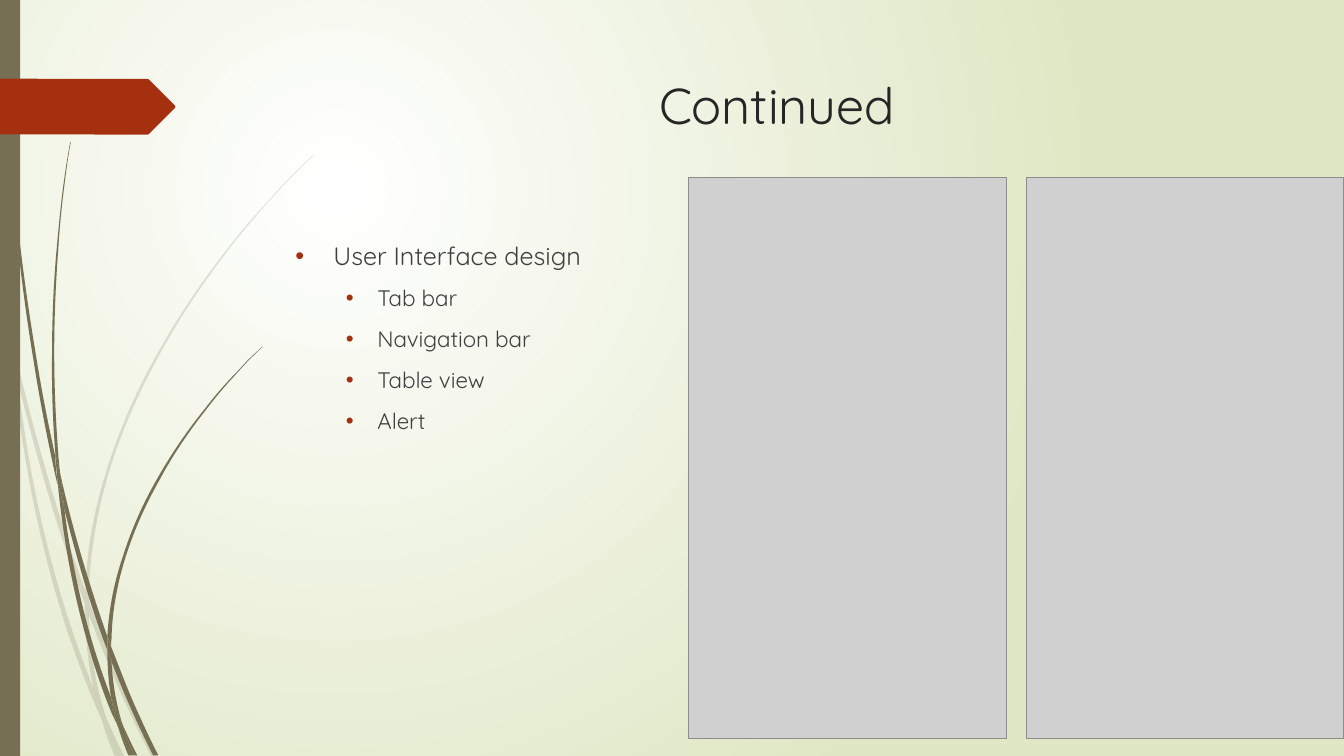
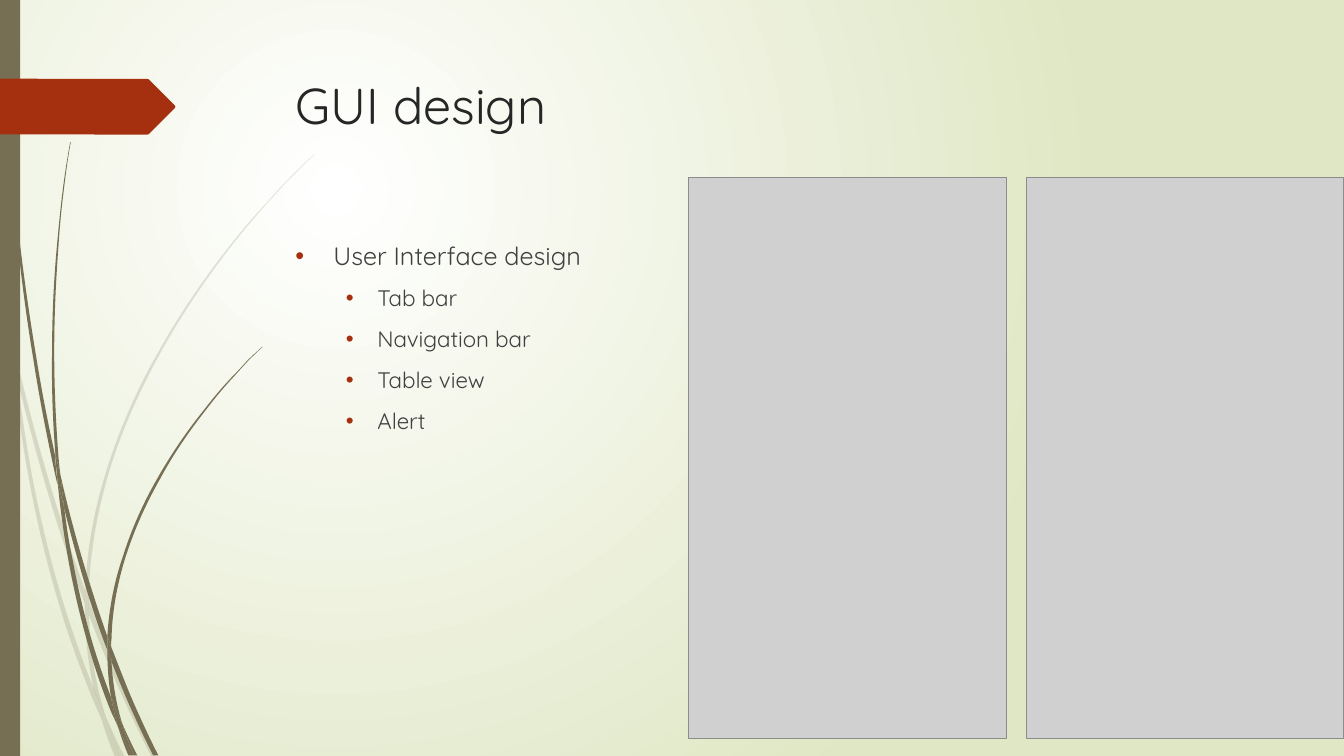
Before and after one commit to wangdezheng/RidingMechanic, a slide deck: slide 17 of Dezheng_Presentation.pptx (slide 16 before the commit). Drawn at 1344x756 pixels with LibreOffice and Linux fonts; fonts in the diff are those of the drawing; grey boxes stand for pictures. Boxes give left, top, right and bottom in pixels: in the first picture for what was removed or moved away, otherwise in the second. Text is boxed around its words. In the diff, an @@ line names an element or a change of style, - is before the commit and + after.

```diff
--- a/Dezheng_Presentation.pptx
+++ b/Dezheng_Presentation.pptx
@@ title at [296, 86, 546, 134]: text changed @@
-Continued
+GUI design
```
Also in this commit, not shown: 12 other slides changed, 9 slides added, 7 slides removed, 1 other file.
